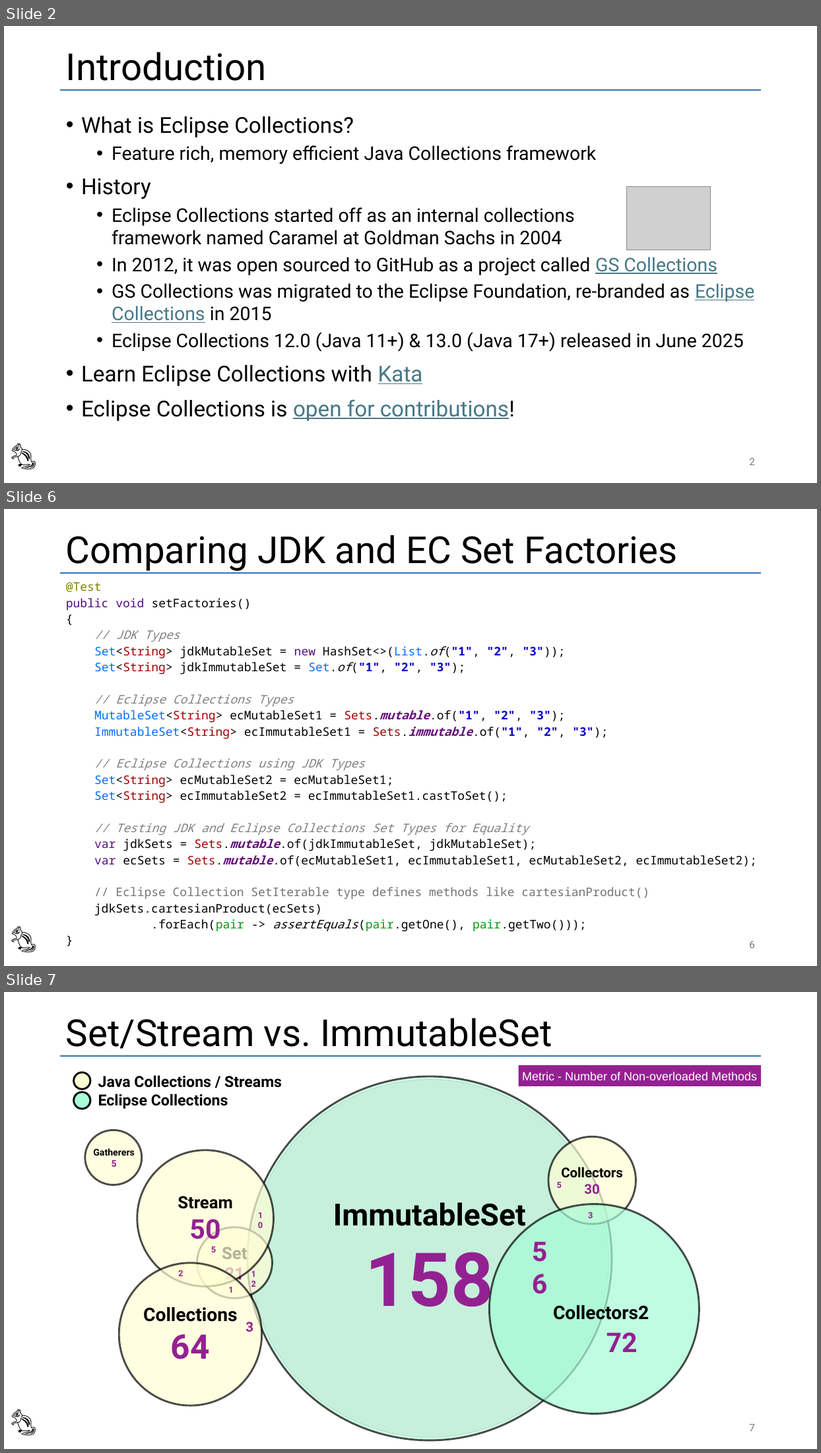
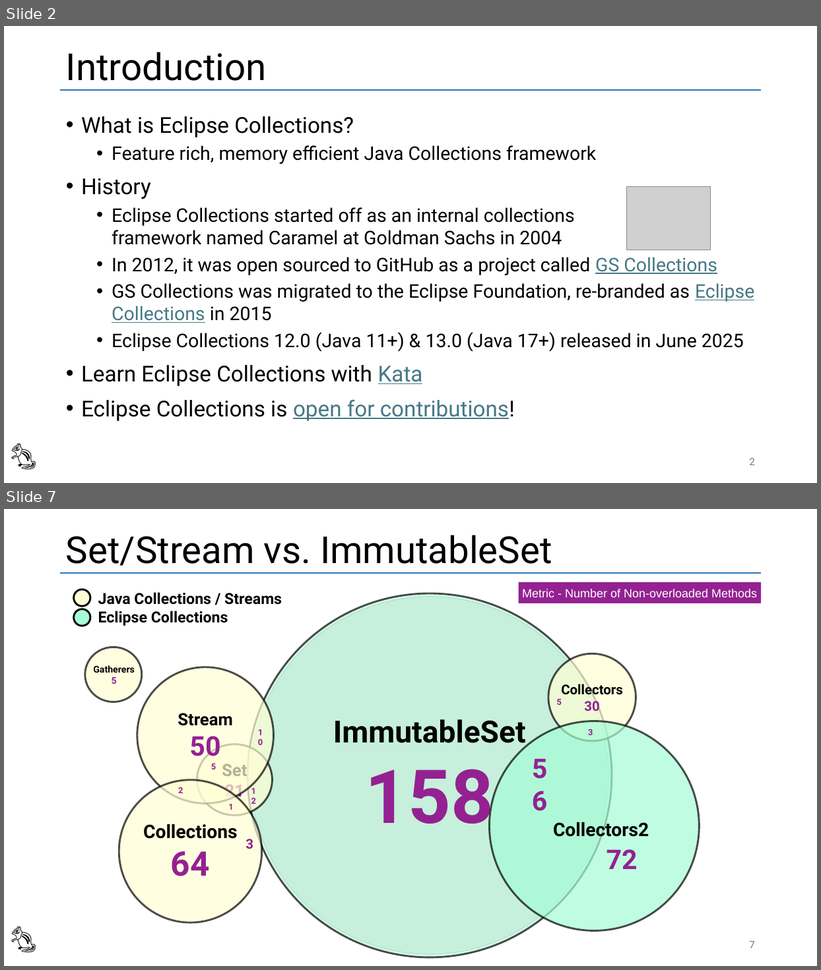
Before and after one commit to vmzakharov/refactor-to-ec-remake, a slide deck: RefactorToEcIntro.pptx. Shown one above the other, each under a label of ours: slides 2, 6 and 7 before the commit, slides 2 and 7 after it; the slides between them are not shown. The pictures are 821x1453 and 821x970 pixels, drawn with LibreOffice and Linux fonts; fonts in the diff are those of the drawing; grey boxes stand for pictures. Boxes give left, top, right and bottom in pixels: in the first picture for what was removed or moved away, otherwise in the second. Text is boxed around its words. In the diff, an @@ line names an element or a change of style, - is before the commit and + after.

```diff
--- a/RefactorToEcIntro.pptx
+++ b/RefactorToEcIntro.pptx
@@ slide 6 removed at (4, 509, 817, 966), background #FFFFFF; not listed: 1 template element that a slide beside it also shows @@
@@ title removed at (66, 535, 678, 571) @@
-Comparing JDK and EC Set Factories
@@ text removed at (66, 582, 757, 932) @@
-@Test
-public void setFactories()
-{
-// JDK Types
-Set<String> jdkMutableSet = new HashSet<>(List.of("1", "2", "3"));
-Set<String> jdkImmutableSet = Set.of("1", "2", "3");
-// Eclipse Collections Types
-MutableSet<String> ecMutableSet1 = Sets.mutable.of("1", "2", "3");
-ImmutableSet<String> ecImmutableSet1 = Sets.immutable.of("1", "2", "3");
-// Eclipse Collections using JDK Types
-Set<String> ecMutableSet2 = ecMutableSet1;
-Set<String> ecImmutableSet2 = ecImmutableSet1.castToSet();
-// Testing JDK and Eclipse Collections Set Types for Equality
-var jdkSets = Sets.mutable.of(jdkImmutableSet, jdkMutableSet);
-var ecSets = Sets.mutable.of(ecMutableSet1, ecImmutableSet1, ecMutableSet2, ecImmutableSet2);
-// Eclipse Collection SetIterable type defines methods like cartesianProduct()
-jdkSets.cartesianProduct(ecSets)
-.forEach(pair -> assertEquals(pair.getOne(), pair.getTwo()));
-}
@@ text removed at (4, 918, 53, 956) @@
-🐿️
@@ page number removed at (749, 941, 755, 949) @@
-6
```
Also in this commit, not shown: 4 slides changed, 2 slides added, 1 other file.
